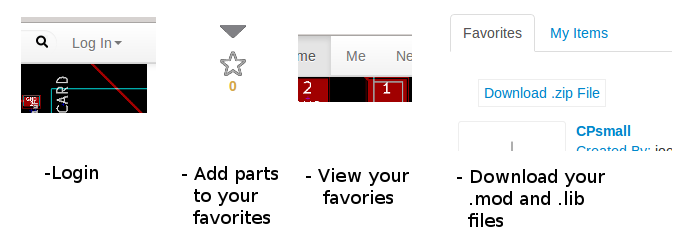
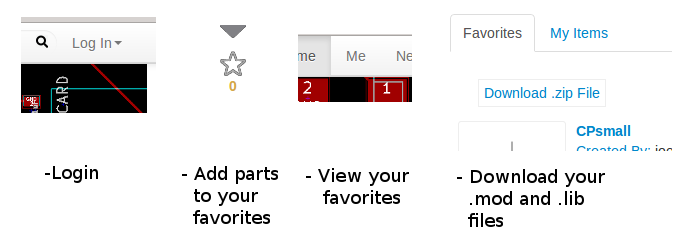
Two versions of the same layered image (690 x 246). Layer-by-layer changes:
painted on "- View your ..." over [375, 191, 400, 204]
